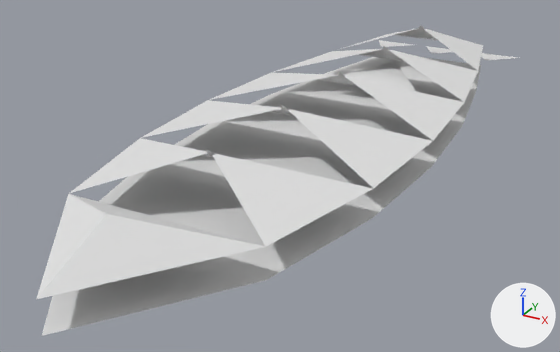
What one commit did to the OBJ model GameData/Meshes/Designs/vesper/vesper_bomber_mk2_24.obj.
Camera for both pictures: a 50 mm camera at (2.58, -5.82, 2.27) aimed at (-0.22, -0.72, -0.28). The axes (+X, +Y, +Z) are drawn at lower right. The lights are the same throughout. The picture after the commit comes second. Where no turn or scale is listed for an object, it has been applied to the vertices. Vertices at exactly the same position are counted once.

Names of what the first picture shows: 'vesper_bomber_mk2_24'.
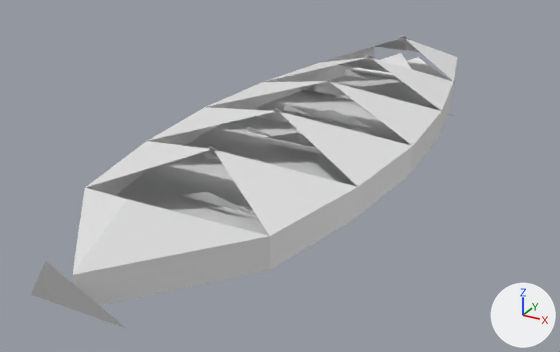
Boxes (x1, y1, x2, y2) around the edits, measured in the pictures (560 x 352 px):
'vesper_bomber_mk2_24', reshaped (11% narrower): before (36, 25, 517, 336); after (31, 35, 457, 328)
part 1 of me_vesper_bomber_mk2_24, rebuilt (14% narrower): before (36, 28, 483, 299); after (72, 38, 457, 306)
part 2 of me_vesper_bomber_mk2_24, rebuilt: before (206, 150, 214, 157); after (204, 153, 220, 160)
part 3 of me_vesper_bomber_mk2_24, rebuilt: before (344, 61, 416, 91); after (350, 53, 411, 81)
part 4 of me_vesper_bomber_mk2_24, deleted: before (281, 25, 517, 113)
part 5 of me_vesper_bomber_mk2_24, built on: before (42, 57, 481, 336); after (31, 35, 451, 328)

The change in detail:
me_vesper_bomber_mk2_24 is used by ob_vesper_bomber_mk2_24; location (0.0, 0.0, 0.0).
me_vesper_bomber_mk2_24 had 59 vertices, 38 faces and spanned x -0.99..0.99, y -3.57..2.89, z 0.0..0.47.
me_vesper_bomber_mk2_24 now has 98 vertices, 75 faces and spans x -0.9..0.9, y -3.48..1.9, z 0.0..0.49.
me_vesper_bomber_mk2_24 part 1: the loose piece of 19 vertices spanning x -0.99..0.99, y -3.57..2.4, z 0.21..0.44 is rebuilt with 32 vertices and now spans x -0.9..0.9, y -3.32..1.78, z 0.0..0.45.
me_vesper_bomber_mk2_24 part 2: the loose piece of 3 vertices spanning x -0.08..0.08, y -2.08..-1.96, z 0.38..0.47 is rebuilt with 3 vertices and now spans x -0.11..0.11, y -2.11..-1.95, z 0.35..0.46.
me_vesper_bomber_mk2_24 part 3: the loose piece of 3 vertices spanning x -0.42..0.42, y 0.65..1.22, z 0.17..0.25 is rebuilt with 3 vertices and now spans x -0.4..0.4, y 0.86..1.37, z 0.17..0.3.
me_vesper_bomber_mk2_24 part 4: 7 loose pieces with 21 vertices, spanning x -0.85..0.85, y -1.09..2.89, z 0.0..0.47, are deleted.
Part 5, on me_vesper_bomber_mk2_24:
13 vertices are removed from x -0.99..0.99, y -3.57..2.4, z 0.0.
11 faces are deleted.
55 vertices are added at x -0.8..0.8, y -3.48..1.9, z 0.0..0.49.
5 new vertices lie (0.18, 0.0, 0.0) away from vertices in x -0.09, y -1.91..1.49, z 0.39.
20 new faces join them.
